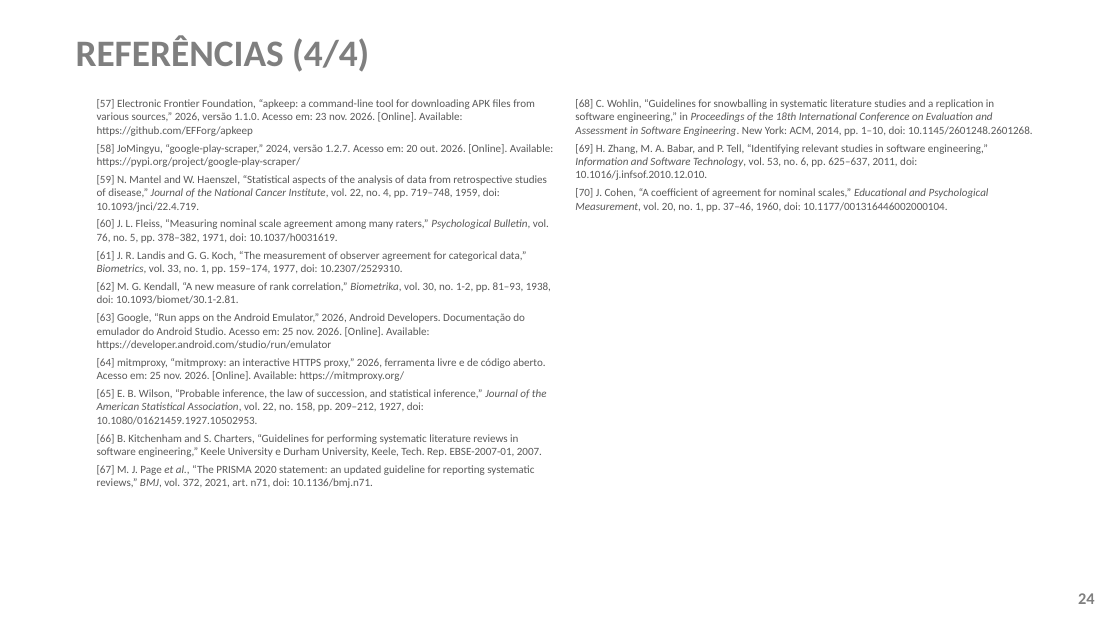
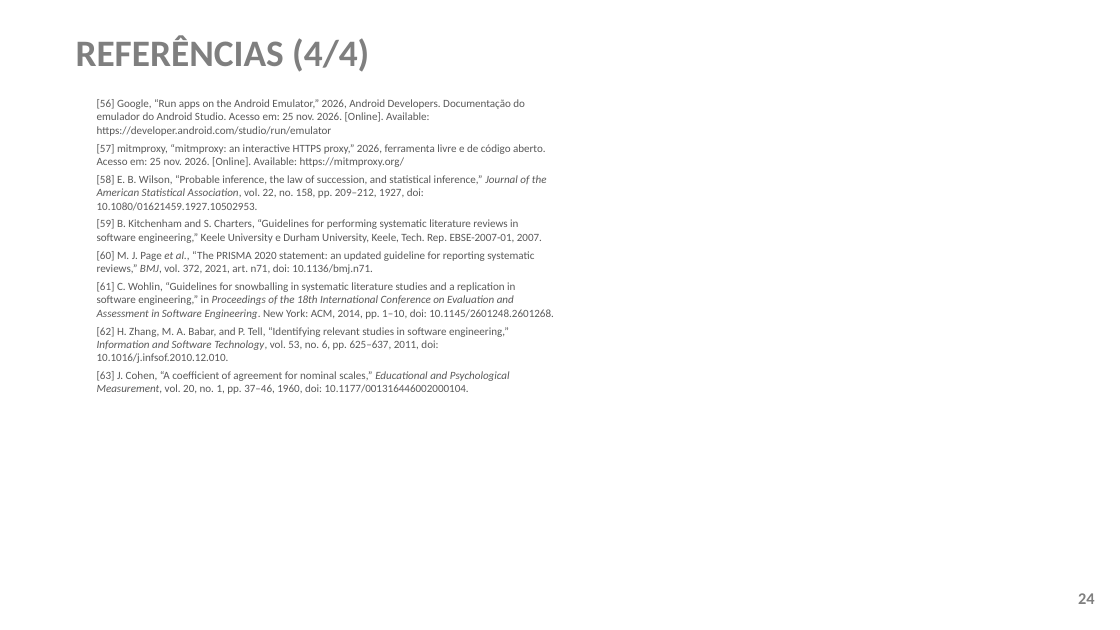
Before and after one commit to ClaudioAMF1/TCC, a slide deck: slide 24 of tcc/apresentacao/apresentacao-defesa-final.pptx. Drawn at 1120x630 pixels with LibreOffice and Linux fonts; fonts in the diff are those of the drawing; background and template pictures are left out. Boxes give left, top, right and bottom in pixels: in the first picture for what was removed or moved away, otherwise in the second. Text is boxed around its words. In the diff, an @@ line names an element or a change of style, - is before the commit and + after.

```diff
--- a/tcc/apresentacao/apresentacao-defesa-final.pptx
+++ b/tcc/apresentacao/apresentacao-defesa-final.pptx
@@ text at (97,99,554,394): text changed @@
-[57] Electronic Frontier Foundation, “apkeep: a command-line tool for downloading APK files from various sources,” 2026, versão 1.1.0. Acesso em: 23 nov. 2026. [Online]. Available: https://github.com/EFForg/apkeep
-[58] JoMingyu, “google-play-scraper,” 2024, versão 1.2.7. Acesso em: 20 out. 2026. [Online]. Available: https://pypi.org/project/google-play-scraper/
-[59] N. Mantel and W. Haenszel, “Statistical aspects of the analysis of data from retrospective studies of disease,” Journal of the National Cancer Institute, vol. 22, no. 4, pp. 719–748, 1959, doi: 10.1093/jnci/22.4.719.
-[60] J. L. Fleiss, “Measuring nominal scale agreement among many raters,” Psychological Bulletin, vol. 76, no. 5, pp. 378–382, 1971, doi: 10.1037/h0031619.
-[61] J. R. Landis and G. G. Koch, “The measurement of observer agreement for categorical data,” Biometrics, vol. 33, no. 1, pp. 159–174, 1977, doi: 10.2307/2529310.
-[62] M. G. Kendall, “A new measure of rank correlation,” Biometrika, vol. 30, no. 1-2, pp. 81–93, 1938, doi: 10.1093/biomet/30.1-2.81.
-[63] Google, “Run apps on the Android Emulator,” 2026, Android Developers. Documentação do emulador do Android Studio. Acesso em: 25 nov. 2026. [Online]. Available: https://developer.android.com/studio/run/emulator
-[64] mitmproxy, “mitmproxy: an interactive HTTPS proxy,” 2026, ferramenta livre e de código aberto. Acesso em: 25 nov. 2026. [Online]. Available: https://mitmproxy.org/
-[65] E. B. Wilson, “Probable inference, the law of succession, and statistical inference,” Journal of the American Statistical Association, vol. 22, no. 158, pp. 209–212, 1927, doi: 10.1080/01621459.1927.10502953.
-[66] B. Kitchenham and S. Charters, “Guidelines for performing systematic literature reviews in software engineering,” Keele University e Durham University, Keele, Tech. Rep. EBSE-2007-01, 2007.
-[67] M. J. Page et al., “The PRISMA 2020 statement: an updated guideline for reporting systematic reviews,” BMJ, vol. 372, 2021, art. n71, doi: 10.1136/bmj.n71.
+[56] Google, “Run apps on the Android Emulator,” 2026, Android Developers. Documentação do emulador do Android Studio. Acesso em: 25 nov. 2026. [Online]. Available: https://developer.android.com/studio/run/emulator
+[57] mitmproxy, “mitmproxy: an interactive HTTPS proxy,” 2026, ferramenta livre e de código aberto. Acesso em: 25 nov. 2026. [Online]. Available: https://mitmproxy.org/
+[58] E. B. Wilson, “Probable inference, the law of succession, and statistical inference,” Journal of the American Statistical Association, vol. 22, no. 158, pp. 209–212, 1927, doi: 10.1080/01621459.1927.10502953.
+[59] B. Kitchenham and S. Charters, “Guidelines for performing systematic literature reviews in software engineering,” Keele University e Durham University, Keele, Tech. Rep. EBSE-2007-01, 2007.
+[60] M. J. Page et al., “The PRISMA 2020 statement: an updated guideline for reporting systematic reviews,” BMJ, vol. 372, 2021, art. n71, doi: 10.1136/bmj.n71.
+[61] C. Wohlin, “Guidelines for snowballing in systematic literature studies and a replication in software engineering,” in Proceedings of the 18th International Conference on Evaluation and Assessment in Software Engineering. New York: ACM, 2014, pp. 1–10, doi: 10.1145/2601248.2601268.
+[62] H. Zhang, M. A. Babar, and P. Tell, “Identifying relevant studies in software engineering,” Information and Software Technology, vol. 53, no. 6, pp. 625–637, 2011, doi: 10.1016/j.infsof.2010.12.010.
+[63] J. Cohen, “A coefficient of agreement for nominal scales,” Educational and Psychological Measurement, vol. 20, no. 1, pp. 37–46, 1960, doi: 10.1177/001316446002000104.
@@ text removed at (575,99,1033,212) @@
-[68] C. Wohlin, “Guidelines for snowballing in systematic literature studies and a replication in software engineering,” in Proceedings of the 18th International Conference on Evaluation and Assessment in Software Engineering. New York: ACM, 2014, pp. 1–10, doi: 10.1145/2601248.2601268.
-[69] H. Zhang, M. A. Babar, and P. Tell, “Identifying relevant studies in software engineering,” Information and Software Technology, vol. 53, no. 6, pp. 625–637, 2011, doi: 10.1016/j.infsof.2010.12.010.
-[70] J. Cohen, “A coefficient of agreement for nominal scales,” Educational and Psychological Measurement, vol. 20, no. 1, pp. 37–46, 1960, doi: 10.1177/001316446002000104.
```
Also in this commit, not shown: 8 other slides changed, 4 other files.
